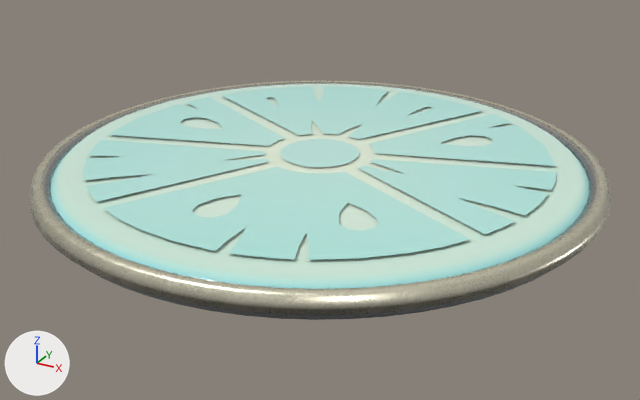
A saved change to the glTF model public/models/items/Pod_Round_A.gltf.
Rendered twice from a 50 mm lens placed at (1.252, -2.276, 0.976), pointed at (0.017, -0.031, -0.147). The axes (+X, +Y, +Z) are drawn at lower left. The lights are the same throughout. Vertices at the same position are counted once.

Objects in the first picture: 'Pod_Round_A'.
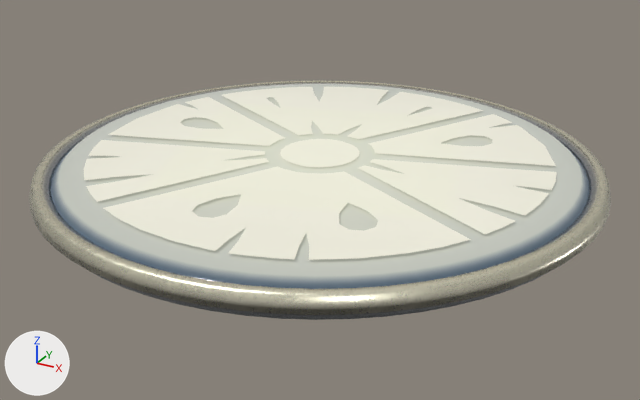
Boxes [x1, y1, x2, y2] around the edits, measured in the pictures (640 x 400 px):
'Pod_Round_A', surface changed: [45, 81, 594, 292] in both
part 1 of me_cylinder_025, surface changed: [50, 84, 589, 289] in both

Diff of the bpy script that builds the scene:
```diff
--- a/public/models/items/Pod_Round_A.gltf.py
+++ b/public/models/items/Pod_Round_A.gltf.py
@@ mat_mat_platform_emissive_round @@
 n0 = _N.new('ShaderNodeBsdfPrincipled'); n0.name = 'Principled BSDF'
 n0.inputs[2].default_value = 0.118  # 'Roughness'
+n0.inputs[28].default_value = 0.3  # 'Emission Strength'
 n1 = _N.new('ShaderNodeOutputMaterial'); n1.name = 'Material Output'
@@ me_cylinder_025 @@
 me_cylinder_025.from_pydata(...)  # 832 vertices, 1408 faces; spans x -0.88..0.88, y -0.88..0.88, z -0.13..0.0
 # used by ob_pod_round_a; location = (0.0, 0.0, 0.0)
+# me_cylinder_025 part 1: texture (UV) coordinates of 450 of 1408 faces, centred in x -0.8..0.8, y -0.8..0.8, z -0.02..0.0, changed; they spanned u 0.41..0.42, v 0.77..0.93 and now span u 0.77..0.83, v 0.58..0.84
 me_cylinder_025.materials.append(mat_mat_outfit_m_b)
```
